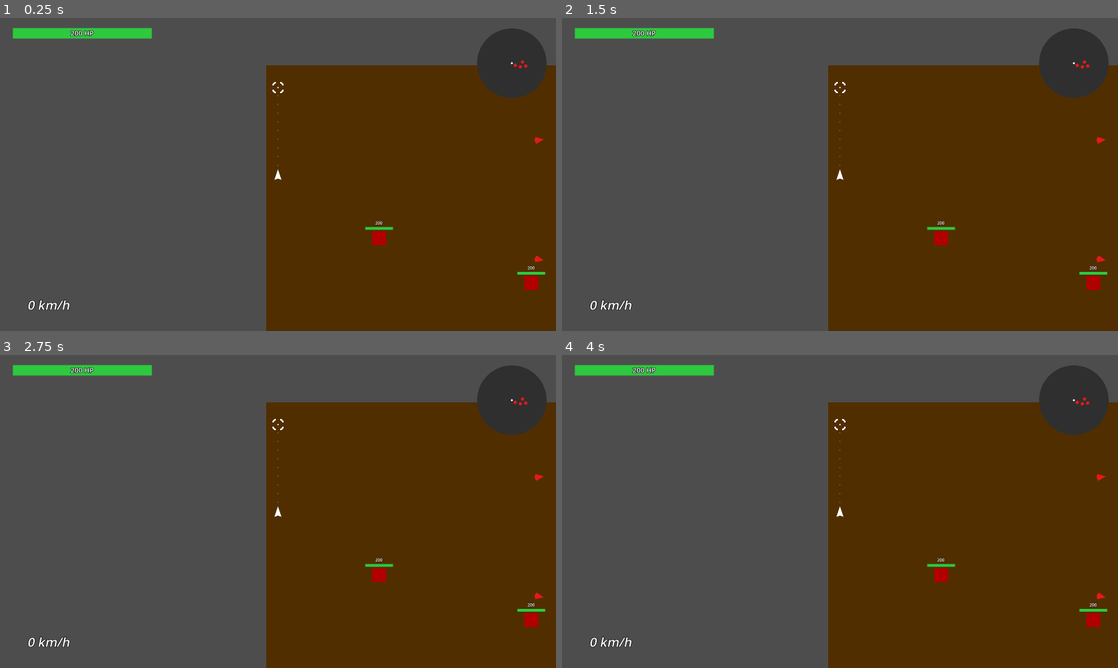
Above: before the commit, frames 1-4 (two rows, left to right).
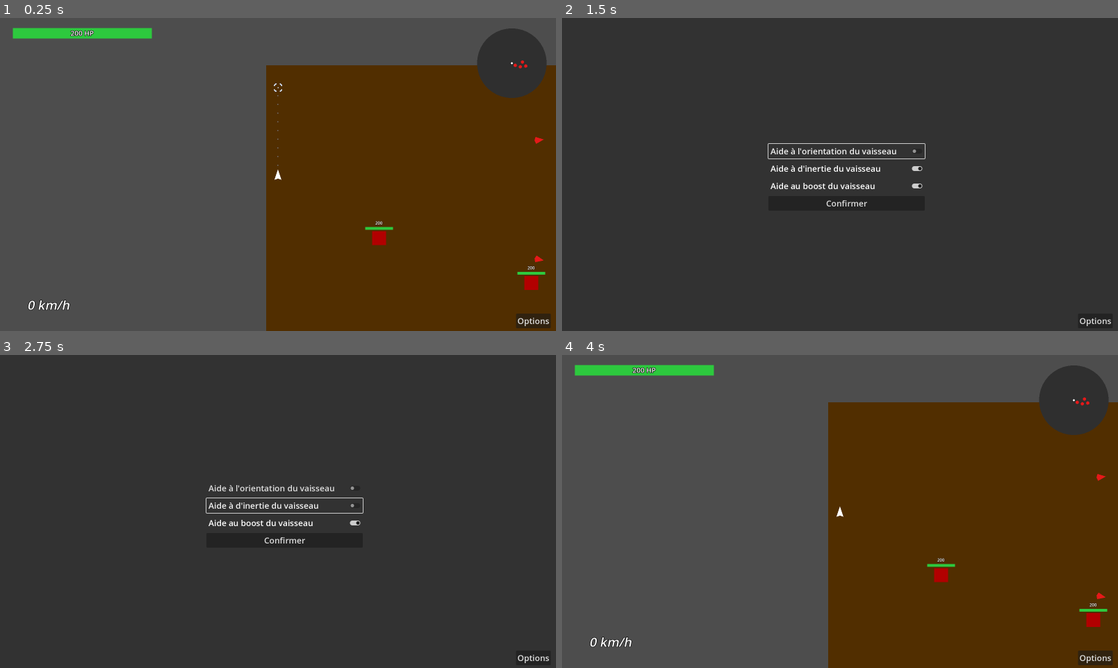
Above: after the commit, the same moments.

Repository: Synnly/spacegame
Game: Godot game, scene res://game.tscn
Two runs of this game, one before a commit and one after it. Both use one fixed random seed, a clock stepped at 60 frames per second and the inputs below.
Inputs (mouse positions are in pixels of both pictures, inside the frame that each line leads up to):
- Up to frame 1 (0.25 s): no input
- Up to frame 2 (1.5 s): click (1095, 321) at 0.5 s, where only the run after the commit has a clickable "Options"; click (845, 152) at 1.25 s, where only the run after the commit has a clickable "Aide à l'orientation du vaiss…"
- Up to frame 3 (2.75 s): click (283, 505) at 2 s, where only the run after the commit has a clickable "Aide à d'inertie du vaisseau"
- Up to frame 4 (4 s): click (845, 524) at 2.75 s, where only the run after the commit has a clickable "Aide au boost du vaisseau"; click (845, 539) at 3.5 s, where only the run after the commit has a clickable "Confirmer"

The runs differ from the first frame. In frame 1, 0.3% of the frame differs, in the area x 49-99%, y 20-100%; in frame 2, 98%; in frame 3, 98%, in the area x 0-100%, y 0-100%; in frame 4, 0.3%.

Commit message:
Ajout du viseur de boost, ajout d'un menu d'options en jeu

Diff:
--- a/asteroid.tscn
+++ b/asteroid.tscn
@@ -22,7 +22,6 @@
 polygon = PackedVector2Array(-10, -10, 10, -10, 10, 10, -10, 10)
 
 [node name="LifeBar" type="Control" parent="."]
-z_index = 6
 layout_mode = 3
 anchors_preset = 0
 offset_right = 40.0
@@ -45,6 +44,7 @@
 color = Color(0.176471, 0.788235, 0.243137, 1)
 
 [node name="HealthCount" type="Label" parent="LifeBar"]
+layout_mode = 0
 offset_left = -16.0
 offset_top = -56.0
 offset_right = 16.0
--- a/game.gd
+++ b/game.gd
@@ -7,6 +7,7 @@
 
 const X_MARGIN = 2500
 const Y_MARGIN = 2500
+var game_paused = false
 
 # Called when the node enters the scene tree for the first time.
 func _ready():
--- a/player.gd
+++ b/player.gd
@@ -1,24 +1,25 @@
 extends CharacterBody2D
 
-@onready var detection_zone = $DetectionZone
-@onready var visible_zone = $VisibleZone
-@onready var radar_zone = $RadarZone
-
-@onready var speed_label = $Camera2D/UI/RichTextLabel
-@onready var health_label = $Camera2D/UI/LifeBar/Label
-
-@onready var green_bar = $Camera2D/UI/LifeBar/GreenBar
-@onready var boost_bar = $Camera2D/UI/BoostBar
-@onready var boost_timer = $BoostTimer
-
-@onready var bodies_indicators = $BodiesIndicators
-@onready var crosshair = $CollisionShape2D/Crosshair
-@onready var inertia_crosshair = $InertiaCrosshair
-
-@onready var bg_circle = $Camera2D/UI/Minimap/BGCircle
-@onready var minimap = $Camera2D/UI/Minimap
-@onready var minimap_points = $Camera2D/UI/Minimap/Points
-@onready var minimap_center = $Camera2D/UI/Minimap/Center
+@onready var detection_zone = $Gameplay/DetectionZone
+@onready var visible_zone = $Gameplay/VisibleZone
+@onready var radar_zone = $Gameplay/RadarZone
+
+@onready var speed_label = $UI/RichTextLabel
+@onready var health_label = $UI/LifeBar/Label
+
+@onready var green_bar = $UI/LifeBar/GreenBar
+@onready var boost_bar = $UI/BoostBar
+@onready var boost_timer = $Gameplay/BoostTimer
+
+@onready var bodies_indicators = $Gameplay/BodiesIndicators
+@onready var crosshair = $Gameplay/Crosshairs/Crosshair
+@onready var inertia_crosshair = $Gameplay/Crosshairs/InertiaCrosshair
+@onready var boost_crosshair = $Gameplay/Crosshairs/BoostCrosshair
+
+@onready var bg_circle = $UI/Minimap/BGCircle
+@onready var minimap = $UI/Minimap
+@onready var minimap_points = $UI/Minimap/Points
+@onready var minimap_center = $UI/Minimap/Center
 
 const INDICATOR_MARGIN = 50
 const MINIMAP_RADIUS = 100
@@ -29,48 +30,85 @@
 @export var acceleration = 100.
 @export var rotationnalspeed = PI/60.
 @export var boost = 200.
+
 var can_boost = true
 var maxhealth = 200.
 var health = maxhealth
 
-#var bodies_detected = []
-#var bodies_visible = []
 var areas_radar = []
 var areas_detected = []
 var areas_visible = []
 var indicator_polygon = PackedVector2Array([Vector2(0, -15), Vector2(-10, 8), Vector2(0, 12), Vector2(10, 8)])
-var wb_regex = RegEx.new()
 var minimap_point_polygon = create_circle(8, MINIMAP_POINT_RADIUS)
 
+var show_orientation: bool
+var show_inertia: bool
+var show_boost: bool
+
+
 func _ready():
-	wb_regex.compile(r'(WB_.*)|(Player)')
+	# Ui visibility
+	$UI.visible = true
+	$Options.visible = false
+
+	# Crosshairs
+	show_orientation = $Options/Assistance/Orientation.button_pressed
+	show_inertia = $Options/Assistance/Inertia.button_pressed
+	show_boost = $Options/Assistance/Boost.button_pressed
+
 	bg_circle.polygon = create_circle(360, MINIMAP_RADIUS)
 	minimap_center.polygon = create_circle(8, 3)
 	inertia_crosshair.position = Vector2(0, -250)
 
 
 func _physics_process(delta):
-	handle_movement(delta)
-	handle_indicators()
-	handle_minimap()
-
-	print()
-
-	crosshair.rotation = - $CollisionShape2D.rotation
-	inertia_crosshair.position = velocity.normalized() * 250 if velocity != Vector2.ZERO else inertia_crosshair.position
-	health_label.text = str(int(health)) + " HP"
-	green_bar.scale.x = health/maxhealth
-	boost_bar.scale.x = boost_timer.time_left / boost_timer.wait_time
-	queue_redraw()
+	if !owner.game_paused:
+		handle_movement(delta)
+		handle_indicators()
+		handle_minimap()
+
+		# Crosshairs
+		if show_orientation:
+			crosshair.position = Vector2.UP.rotated($CollisionShape2D.rotation) * 250
+
+		if show_inertia:
+			inertia_crosshair.position = velocity.normalized() * 250 if velocity != Vector2.ZERO else inertia_crosshair.position
+
+		if show_boost:
+			boost_crosshair.position = (velocity + Vector2(0, -boost).rotated($CollisionShape2D.rotation)).normalized() * 250 if velocity != Vector2.ZERO else crosshair.position
+
+		# Bars
+		health_label.text = str(int(health)) + " HP"
+		green_bar.scale.x = health/maxhealth
+		boost_bar.scale.x = boost_timer.time_left / boost_timer.wait_time
+		queue_redraw()
+
+	else:
+		pass
+
 
 func _draw():
-	var dashed_line_inertia_points = []
-	for i in range(LINE_INERTIA_SEGMENT_COUNT):
-		var point = ((inertia_crosshair.global_position - global_position) / (LINE_INERTIA_SEGMENT_COUNT)) * i
-		var margin = ((inertia_crosshair.global_position - global_position) / (LINE_INERTIA_SEGMENT_COUNT)) * 0.11
-		dashed_line_inertia_points.push_back(point)
-		dashed_line_inertia_points.push_back(point + margin)
-	draw_multiline(PackedVector2Array(dashed_line_inertia_points), Color(1, 1, 1, 0.25), 3)
+
+	# Inertia line
+	if show_inertia:
+		var dashed_line_inertia_points = []
+		for i in range(LINE_INERTIA_SEGMENT_COUNT):
+			var point = ((inertia_crosshair.global_position - global_position) / (LINE_INERTIA_SEGMENT_COUNT)) * i
+			var margin = ((inertia_crosshair.global_position - global_position) / (LINE_INERTIA_SEGMENT_COUNT)) * 0.11
+			dashed_line_inertia_points.push_back(point)
+			dashed_line_inertia_points.push_back(point + margin)
+		draw_multiline(PackedVector2Array(dashed_line_inertia_points), Color(1, 1, 1, 0.25), 3)
+
+	if show_boost:
+		# Boost line
+		var dashed_line_boost_points = []
+		for i in range(LINE_INERTIA_SEGMENT_COUNT):
+			var point = ((boost_crosshair.global_position - global_position) / (LINE_INERTIA_SEGMENT_COUNT)) * i
+			var margin = ((boost_crosshair.global_position - global_position) / (LINE_INERTIA_SEGMENT_COUNT)) * 0.11
+			dashed_line_boost_points.push_back(point)
+			dashed_line_boost_points.push_back(point + margin)
+		draw_multiline(PackedVector2Array(dashed_line_boost_points), Color(0.33, 0.59, 1, 0.25), 3)
+
 
 ## Handles all of the movement and updates the speed label
 func handle_movement(delta: float) -> void:
@@ -84,7 +122,7 @@
 	# Boost
 	if can_boost and velocity.length() < maxspeed + boost and Input.is_action_just_pressed("boost"):
 		can_boost = false
-		$BoostTimer.start()
+		$Gameplay/BoostTimer.start()
 		if direction_input.y == 0:
 			velocity += Vector2(0, -boost).rotated($CollisionShape2D.rotation)
 		else:
@@ -176,27 +214,13 @@
 		polygon_array.push_back(Vector2(cos(angle), sin(angle)) * radius)
 	return polygon_array
 
-## ===================================================
-## =============== Functions connected ===============
-## ===================================================
+# ===================================================
+# =============== Functions connected ===============
+# ===================================================
 
 func _on_boost_timer_timeout():
 	can_boost = true
 	boost_timer.stop()
-
-#func _on_detection_zone_body_entered(body):
-	#if not wb_regex.search(body.name):
-		#bodies_detected.append(body)
-#
-#func _on_detection_zone_body_exited(body):
-	#bodies_detected.erase(body)
-#
-#func _on_visible_zone_body_entered(body):
-	#if not wb_regex.search(body.name):
-		#bodies_visible.append(body)
-#
-#func _on_visible_zone_body_exited(body):
-	#bodies_visible.erase(body)
 
 func _on_detection_zone_area_entered(area):
 	if not area.owner.name == "Player":
@@ -233,3 +257,29 @@
 		if point.name == area.name:
 			point.queue_free()
 			break
+
+func _on_button_options_pressed():
+	owner.game_paused = !owner.game_paused
+	var game_paused = owner.game_paused
+	$UI.visible = !game_paused
+	$Gameplay.visible = !game_paused
+	$Options.visible = game_paused
+	$Gameplay/Camera.position_smoothing_enabled = !game_paused
+
+	# If changes not confirmed, change them back to previous state
+	$Options/Assistance/Orientation.button_pressed = show_orientation
+	$Options/Assistance/Inertia.button_pressed = show_inertia
+	$Options/Assistance/Boost.button_pressed = show_boost
+
+
+func _on_confirm_pressed():
+	show_orientation = $Options/Assistance/Orientation.button_pressed
+	crosshair.visible = $Options/Assistance/Orientation.button_pressed
+
+	show_inertia = $Options/Assistance/Inertia.button_pressed
+	inertia_crosshair.visible = $Options/Assistance/Inertia.button_pressed
+
+	show_boost = $Options/Assistance/Boost.button_pressed
+	boost_crosshair.visible = $Options/Assistance/Boost.button_pressed
+
+	_on_button_options_pressed()
--- a/player.tscn
+++ b/player.tscn
@@ -2,6 +2,8 @@
 
 [ext_resource type="Script" path="res://player.gd" id="1_7tjow"]
 [ext_resource type="Texture2D" uid="uid://cdw67kr61vtc7" path="res://crosshairs_tilesheet_white.png" id="2_sgg6d"]
+
+[sub_resource type="RectangleShape2D" id="RectangleShape2D_s1ax3"]
 
 [sub_resource type="CapsuleShape2D" id="CapsuleShape2D_swwxw"]
 
@@ -14,43 +16,83 @@
 outline_size = 5
 outline_color = Color(0, 0, 0, 1)
 
-[sub_resource type="RectangleShape2D" id="RectangleShape2D_s1ax3"]
-
 [node name="Player" type="CharacterBody2D"]
+visibility_layer = 3
 motion_mode = 1
 script = ExtResource("1_7tjow")
 maxspeed = 400.0
 boost = 250.0
 
-[node name="CollisionShape2D" type="CollisionShape2D" parent="."]
-shape = SubResource("CapsuleShape2D_swwxw")
-
-[node name="Polygon2D" type="Polygon2D" parent="CollisionShape2D"]
-polygon = PackedVector2Array(0, -15, -10, 15, 0, 12, 10, 15)
-
-[node name="Crosshair" type="Sprite2D" parent="CollisionShape2D"]
+[node name="Gameplay" type="Node2D" parent="."]
+
+[node name="BoostTimer" type="Timer" parent="Gameplay"]
+
+[node name="Crosshairs" type="Node2D" parent="Gameplay"]
+
+[node name="Crosshair" type="Sprite2D" parent="Gameplay/Crosshairs"]
 texture_filter = 3
 position = Vector2(0, -250)
+scale = Vector2(0.75, 0.75)
 texture = ExtResource("2_sgg6d")
 region_enabled = true
 region_rect = Rect2(69, 414, 64, 64)
 
-[node name="InertiaCrosshair" type="Sprite2D" parent="."]
+[node name="InertiaCrosshair" type="Sprite2D" parent="Gameplay/Crosshairs"]
 modulate = Color(1, 1, 1, 0.25098)
 texture_filter = 3
 position = Vector2(0, -250)
+scale = Vector2(0.75, 0.75)
 texture = ExtResource("2_sgg6d")
 region_enabled = true
 region_rect = Rect2(69, 414, 64, 64)
 
-[node name="BoostTimer" type="Timer" parent="."]
-
-[node name="Camera2D" type="Camera2D" parent="."]
+[node name="BoostCrosshair" type="Sprite2D" parent="Gameplay/Crosshairs"]
+modulate = Color(0.333242, 0.59547, 1, 0.25098)
+texture_filter = 3
+position = Vector2(0, -250)
+scale = Vector2(0.75, 0.75)
+texture = ExtResource("2_sgg6d")
+region_enabled = true
+region_rect = Rect2(69, 414, 64, 64)
+
+[node name="DetectionZone" type="Area2D" parent="Gameplay"]
+visible = false
+
+[node name="CollisionShape2D" type="CollisionShape2D" parent="Gameplay/DetectionZone"]
+scale = Vector2(150, 150)
+shape = SubResource("RectangleShape2D_s1ax3")
+debug_color = Color(0, 0.6, 0.701961, 0.133333)
+
+[node name="RadarZone" type="Area2D" parent="Gameplay"]
+visible = false
+
+[node name="CollisionShape2D" type="CollisionShape2D" parent="Gameplay/RadarZone"]
+scale = Vector2(300, 300)
+shape = SubResource("RectangleShape2D_s1ax3")
+debug_color = Color(0, 0.6, 0.701961, 0.133333)
+
+[node name="VisibleZone" type="Area2D" parent="Gameplay"]
+visible = false
+
+[node name="CollisionShape2D" type="CollisionShape2D" parent="Gameplay/VisibleZone"]
+scale = Vector2(79, 44)
+shape = SubResource("RectangleShape2D_s1ax3")
+debug_color = Color(0, 0.6, 0.701961, 0.133333)
+
+[node name="BodiesIndicators" type="Node2D" parent="Gameplay"]
+
+[node name="Camera" type="Camera2D" parent="Gameplay"]
 position_smoothing_enabled = true
 position_smoothing_speed = 30.0
 editor_draw_limits = true
 
-[node name="UI" type="Control" parent="Camera2D"]
+[node name="CollisionShape2D" type="CollisionShape2D" parent="."]
+shape = SubResource("CapsuleShape2D_swwxw")
+
+[node name="Polygon2D" type="Polygon2D" parent="CollisionShape2D"]
+polygon = PackedVector2Array(0, -15, -10, 15, 0, 12, 10, 15)
+
+[node name="UI" type="Control" parent="."]
 z_index = 7
 layout_mode = 3
 anchor_top = 0.5
@@ -62,7 +104,7 @@
 size_flags_vertical = 3
 metadata/_edit_use_anchors_ = true
 
-[node name="RichTextLabel" type="RichTextLabel" parent="Camera2D/UI"]
+[node name="RichTextLabel" type="RichTextLabel" parent="UI"]
 layout_mode = 0
 offset_left = -750.0
 offset_top = 350.0
@@ -74,13 +116,13 @@
 bbcode_enabled = true
 text = "[i]%4d km/h[/i]"
 
-[node name="LifeBar" type="Control" parent="Camera2D/UI"]
+[node name="LifeBar" type="Control" parent="UI"]
 anchors_preset = 0
 offset_right = 40.0
 offset_bottom = 40.0
 metadata/_edit_use_anchors_ = true
 
-[node name="GrayBar" type="ColorRect" parent="Camera2D/UI/LifeBar"]
+[node name="GrayBar" type="ColorRect" parent="UI/LifeBar"]
 layout_mode = 0
 offset_left = -763.0
 offset_top = -421.0
@@ -89,7 +131,7 @@
 color = Color(0.196078, 0.196078, 0.196078, 1)
 metadata/_edit_use_anchors_ = true
 
-[node name="GreenBar" type="ColorRect" parent="Camera2D/UI/LifeBar"]
+[node name="GreenBar" type="ColorRect" parent="UI/LifeBar"]
 layout_mode = 0
 offset_left = -763.0
 offset_top = -421.0
@@ -98,7 +140,7 @@
 color = Color(0.176471, 0.788235, 0.243137, 1)
 metadata/_edit_use_anchors_ = true
 
-[node name="Label" type="Label" parent="Camera2D/UI/LifeBar"]
+[node name="Label" type="Label" parent="UI/LifeBar"]
 layout_mode = 0
 offset_left = -763.0
 offset_top = -421.0
@@ -110,64 +152,114 @@
 horizontal_alignment = 1
 clip_text = true
 
-[node name="BoostBar" type="ColorRect" parent="Camera2D/UI"]
+[node name="BoostBar" type="ColorRect" parent="UI"]
 layout_mode = 0
 offset_left = -20.0
 offset_top = 34.0
 offset_right = 20.0
 offset_bottom = 37.0
-
-[node name="Minimap" type="Control" parent="Camera2D/UI"]
+color = Color(0.364706, 0.65098, 1, 1)
+
+[node name="Minimap" type="Control" parent="UI"]
 anchors_preset = 0
 offset_right = 40.0
 offset_bottom = 40.0
 
-[node name="BGCircle" type="Polygon2D" parent="Camera2D/UI/Minimap"]
+[node name="BGCircle" type="Polygon2D" parent="UI/Minimap"]
 position = Vector2(673, -320)
 color = Color(0.184314, 0.184314, 0.184314, 1)
 polygon = PackedVector2Array(-100, -100, 100, -100, 100, 100, -100, 100)
 
-[node name="Center" type="Polygon2D" parent="Camera2D/UI/Minimap"]
+[node name="Center" type="Polygon2D" parent="UI/Minimap"]
 position = Vector2(673, -320)
 
-[node name="Points" type="Control" parent="Camera2D/UI/Minimap"]
+[node name="Points" type="Control" parent="UI/Minimap"]
 anchors_preset = 0
 offset_right = 40.0
 offset_bottom = 40.0
 
-[node name="DetectionZone" type="Area2D" parent="."]
-visible = false
-
-[node name="CollisionShape2D" type="CollisionShape2D" parent="DetectionZone"]
-scale = Vector2(150, 150)
-shape = SubResource("RectangleShape2D_s1ax3")
-debug_color = Color(0, 0.6, 0.701961, 0.133333)
-
-[node name="RadarZone" type="Area2D" parent="."]
-
-[node name="CollisionShape2D" type="CollisionShape2D" parent="RadarZone"]
-scale = Vector2(300, 300)
-shape = SubResource("RectangleShape2D_s1ax3")
-debug_color = Color(0, 0.6, 0.701961, 0.133333)
-
-[node name="VisibleZone" type="Area2D" parent="."]
-visible = false
-
-[node name="CollisionShape2D" type="CollisionShape2D" parent="VisibleZone"]
-scale = Vector2(79, 44)
-shape = SubResource("RectangleShape2D_s1ax3")
-debug_color = Color(0, 0.6, 0.701961, 0.133333)
-
-[node name="BodiesIndicators" type="Node2D" parent="."]
-
-[connection signal="timeout" from="BoostTimer" to="." method="_on_boost_timer_timeout"]
-[connection signal="area_entered" from="DetectionZone" to="." method="_on_detection_zone_area_entered"]
-[connection signal="area_exited" from="DetectionZone" to="." method="_on_detection_zone_area_exited"]
-[connection signal="body_entered" from="DetectionZone" to="." method="_on_detection_zone_body_entered"]
-[connection signal="body_exited" from="DetectionZone" to="." method="_on_detection_zone_body_exited"]
-[connection signal="area_entered" from="RadarZone" to="." method="_on_radar_zone_area_entered"]
-[connection signal="area_exited" from="RadarZone" to="." method="_on_radar_zone_area_exited"]
-[connection signal="area_entered" from="VisibleZone" to="." method="_on_visible_zone_area_entered"]
-[connection signal="area_exited" from="VisibleZone" to="." method="_on_visible_zone_area_exited"]
-[connection signal="body_entered" from="VisibleZone" to="." method="_on_visible_zone_body_entered"]
-[connection signal="body_exited" from="VisibleZone" to="." method="_on_visible_zone_body_exited"]
+[node name="ButtonOptions" type="Button" parent="UI"]
+layout_mode = 0
+offset_left = 685.0
+offset_top = 400.0
+offset_right = 785.0
+offset_bottom = 442.0
+theme_override_font_sizes/font_size = 24
+text = "Options"
+
+[node name="Options" type="Control" parent="."]
+visibility_layer = 2
+layout_mode = 3
+anchors_preset = 0
+offset_left = -800.0
+offset_top = -450.0
+offset_right = 800.0
+offset_bottom = 450.0
+
+[node name="ColorRect" type="ColorRect" parent="Options"]
+offset_right = 1600.0
+offset_bottom = 900.0
+color = Color(0.196078, 0.196078, 0.196078, 1)
+
+[node name="Assistance" type="VBoxContainer" parent="Options"]
+layout_mode = 1
+anchors_preset = 8
+anchor_left = 0.5
+anchor_top = 0.5
+anchor_right = 0.5
+anchor_bottom = 0.5
+offset_left = -206.0
+offset_top = -67.0
+offset_right = 244.0
+offset_bottom = 83.0
+grow_horizontal = 2
+grow_vertical = 2
+theme_override_constants/separation = 8
+alignment = 1
+
+[node name="Orientation" type="CheckButton" parent="Options/Assistance"]
+layout_mode = 2
+theme_override_font_sizes/font_size = 24
+button_pressed = true
+text = "Aide à l'orientation du vaisseau"
+expand_icon = true
+
+[node name="Inertia" type="CheckButton" parent="Options/Assistance"]
+layout_mode = 2
+theme_override_font_sizes/font_size = 24
+button_pressed = true
+text = "Aide à d'inertie du vaisseau"
+
+[node name="Boost" type="CheckButton" parent="Options/Assistance"]
+layout_mode = 2
+theme_override_font_sizes/font_size = 24
+button_pressed = true
+text = "Aide au boost du vaisseau"
+
+[node name="Confirm" type="Button" parent="Options/Assistance"]
+layout_mode = 2
+theme_override_font_sizes/font_size = 24
+text = "Confirmer"
+
+[node name="ButtonOptions" type="Button" parent="Options"]
+offset_left = 1485.0
+offset_top = 850.0
+offset_right = 1585.0
+offset_bottom = 892.0
+theme_override_font_sizes/font_size = 24
+text = "Options"
+
+[connection signal="timeout" from="Gameplay/BoostTimer" to="." method="_on_boost_timer_timeout"]
+[connection signal="area_entered" from="Gameplay/DetectionZone" to="." method="_on_detection_zone_area_entered"]
+[connection signal="area_exited" from="Gameplay/DetectionZone" to="." method="_on_detection_zone_area_exited"]
+[connection signal="body_entered" from="Gameplay/DetectionZone" to="." method="_on_detection_zone_body_entered"]
+[connection signal="body_exited" from="Gameplay/DetectionZone" to="." method="_on_detection_zone_body_exited"]
+[connection signal="area_entered" from="Gameplay/RadarZone" to="." method="_on_radar_zone_area_entered"]
+[connection signal="area_exited" from="Gameplay/RadarZone" to="." method="_on_radar_zone_area_exited"]
+[connection signal="area_entered" from="Gameplay/VisibleZone" to="." method="_on_visible_zone_area_entered"]
+[connection signal="area_exited" from="Gameplay/VisibleZone" to="." method="_on_visible_zone_area_exited"]
+[connection signal="body_entered" from="Gameplay/VisibleZone" to="." method="_on_visible_zone_body_entered"]
+[connection signal="body_exited" from="Gameplay/VisibleZone" to="." method="_on_visible_zone_body_exited"]
+[connection signal="pressed" from="UI/ButtonOptions" to="." method="_on_button_options_pressed"]
+[connection signal="pressed" from="Options/Assistance/Confirm" to="." method="_on_confirm_pressed"]
+[connection signal="pressed" from="Options/ButtonOptions" to="." method="_on_button_options_pressed"]
